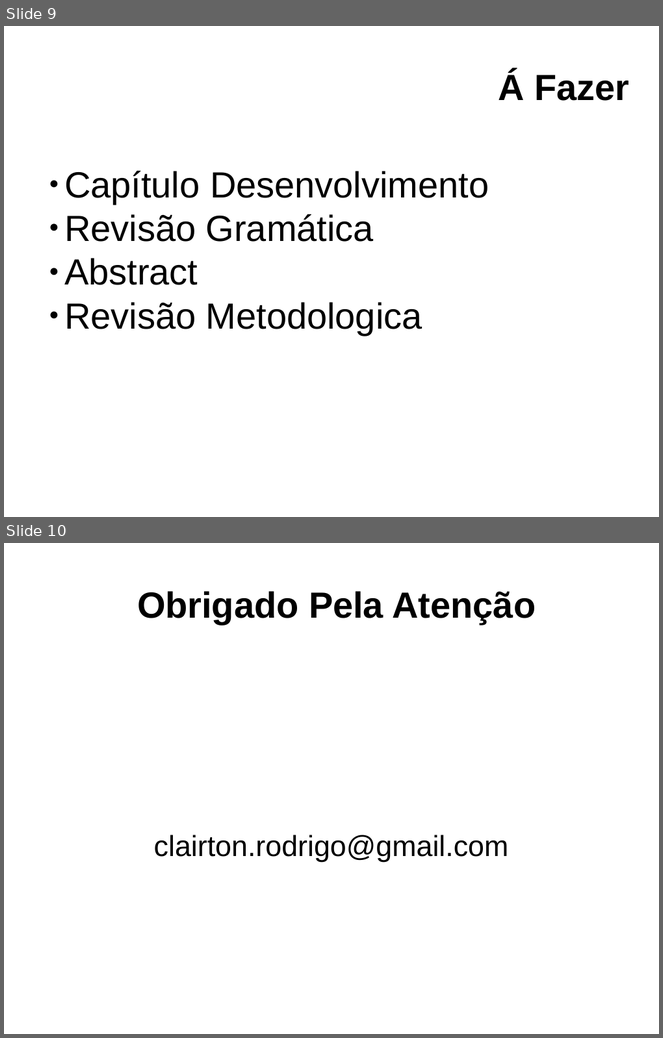
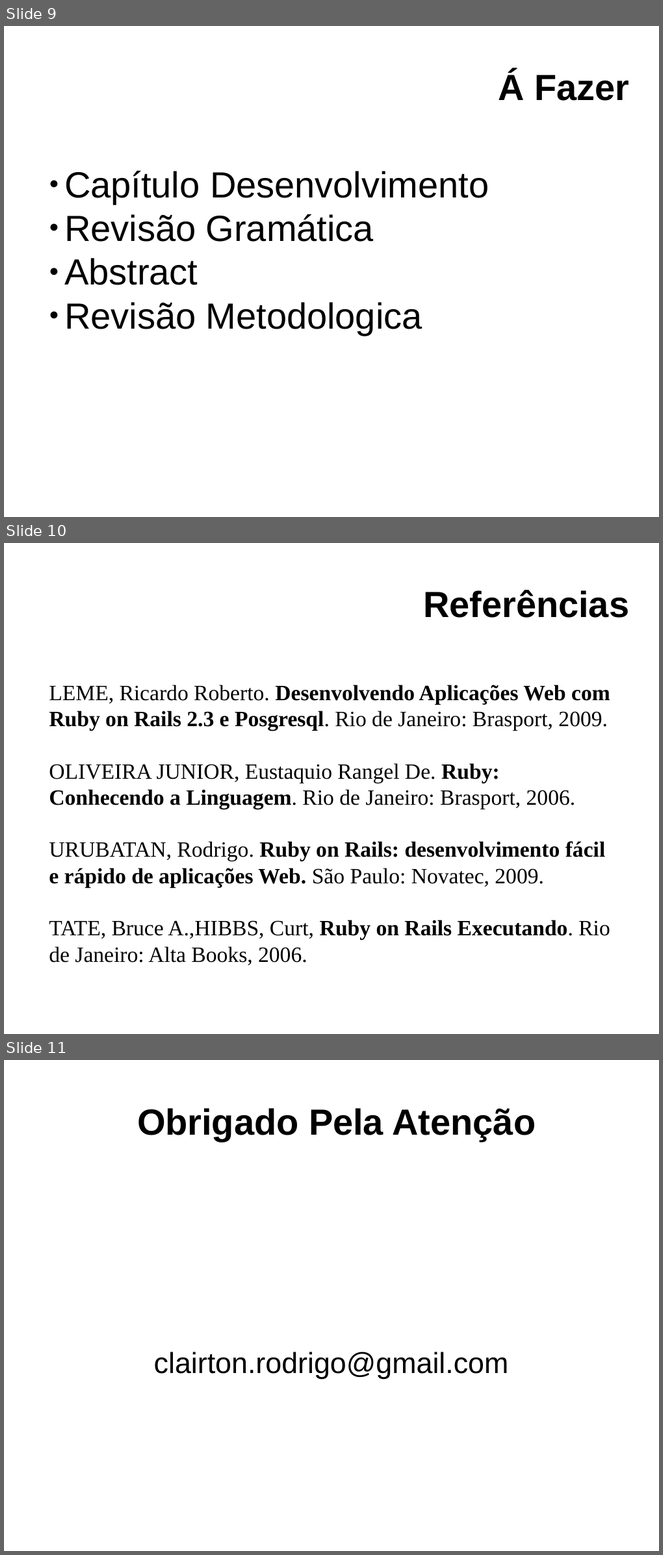
Before and after one commit to clairton/crh, a slide deck: slides.odp. Shown one above the other, each under a label of ours: slides 9 and 10 before the commit, slides 9, 10 and 11 after it. The pictures are 663x1038 and 663x1555 pixels, drawn with LibreOffice and Linux fonts; fonts in the diff are those of the drawing; background and template pictures are left out. Boxes give left, top, right and bottom in pixels: in the first picture for what was removed or moved away, otherwise in the second. Text is boxed around its words. In the diff, an @@ line names an element or a change of style, - is before the commit and + after.

Commit message:
colocado referências nos slides

```diff
--- a/slides.odp
+++ b/slides.odp
@@ slide 10 added at <box>4,543,659,1034</box>, background picture (left out) @@
@@ title added at <box>423,590,629,618</box>, 40 pt, text #000000, bold @@
+Referências
@@ text added at <box>49,685,610,965</box>, 24 pt, text #000000 @@
+LEME, Ricardo Roberto. Desenvolvendo Aplicações Web com Ruby on Rails 2.3 e Posgresql. Rio de Janeiro: Brasport, 2009.
+OLIVEIRA JUNIOR, Eustaquio Rangel De. Ruby: Conhecendo a Linguagem. Rio de Janeiro: Brasport, 2006.
+URUBATAN, Rodrigo. Ruby on Rails: desenvolvimento fácil e rápido de aplicações Web. São Paulo: Novatec, 2009.
+TATE, Bruce A.,HIBBS, Curt, Ruby on Rails Executando. Rio de Janeiro: Alta Books, 2006.
@@ what was slide 10 is now slide 11 @@
```
Also in this commit, not shown: 2 slides changed.
